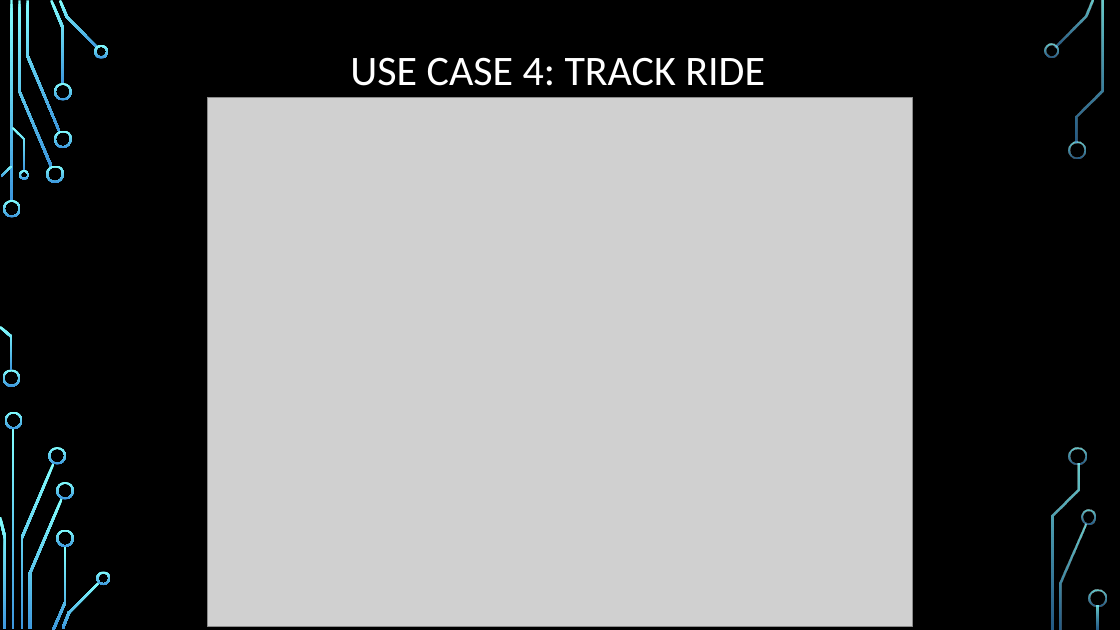
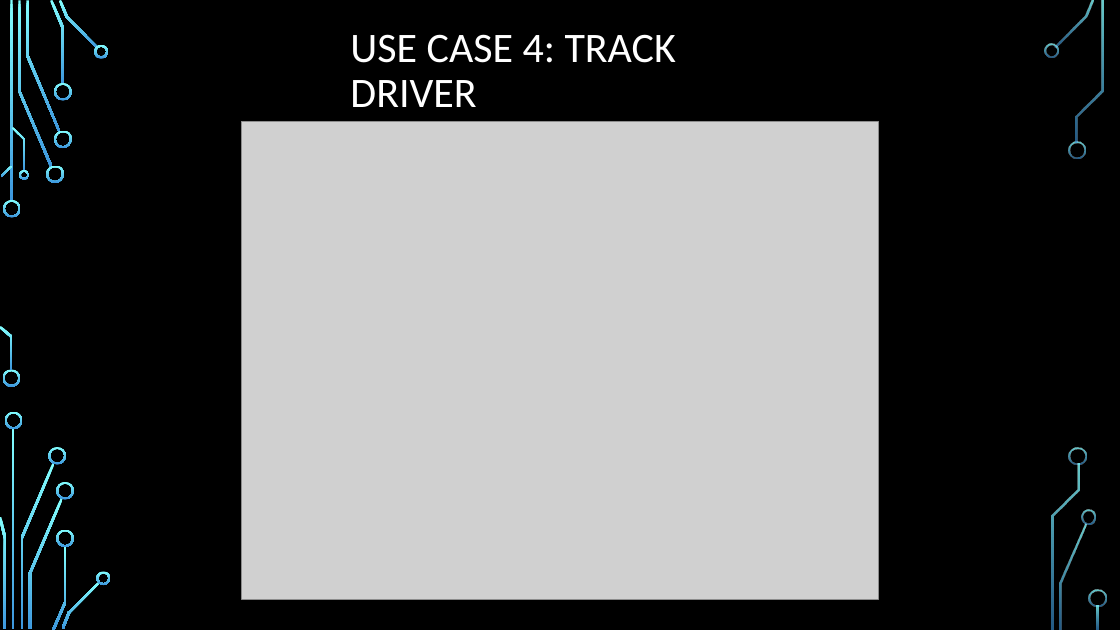
Before and after one commit to CheetoBuri/ProposalForSmartRide, a slide deck: slide 25 of TeamA2_Presentation_for_SmartRide.pptx. Drawn at 1120x630 pixels with LibreOffice and Linux fonts; fonts in the diff are those of the drawing; grey boxes stand for pictures; background and template pictures are left out. Boxes give left, top, right and bottom in pixels: in the first picture for what was removed or moved away, otherwise in the second. Text is boxed around its words. In the diff, an @@ line names an element or a change of style, - is before the commit and + after.

```diff
--- a/TeamA2_Presentation_for_SmartRide.pptx
+++ b/TeamA2_Presentation_for_SmartRide.pptx
@@ title at [350, 34, 676, 107]: text changed @@
-USE CASE 4: TRACK RIDE
+USE CASE 4: TRACK DRIVER
@@ picture: place and size @@
-picture at [208, 97, 912, 627]
+picture at [242, 122, 879, 599]
```
Also in this commit, not shown: 2 other slides changed, 4 other files.
